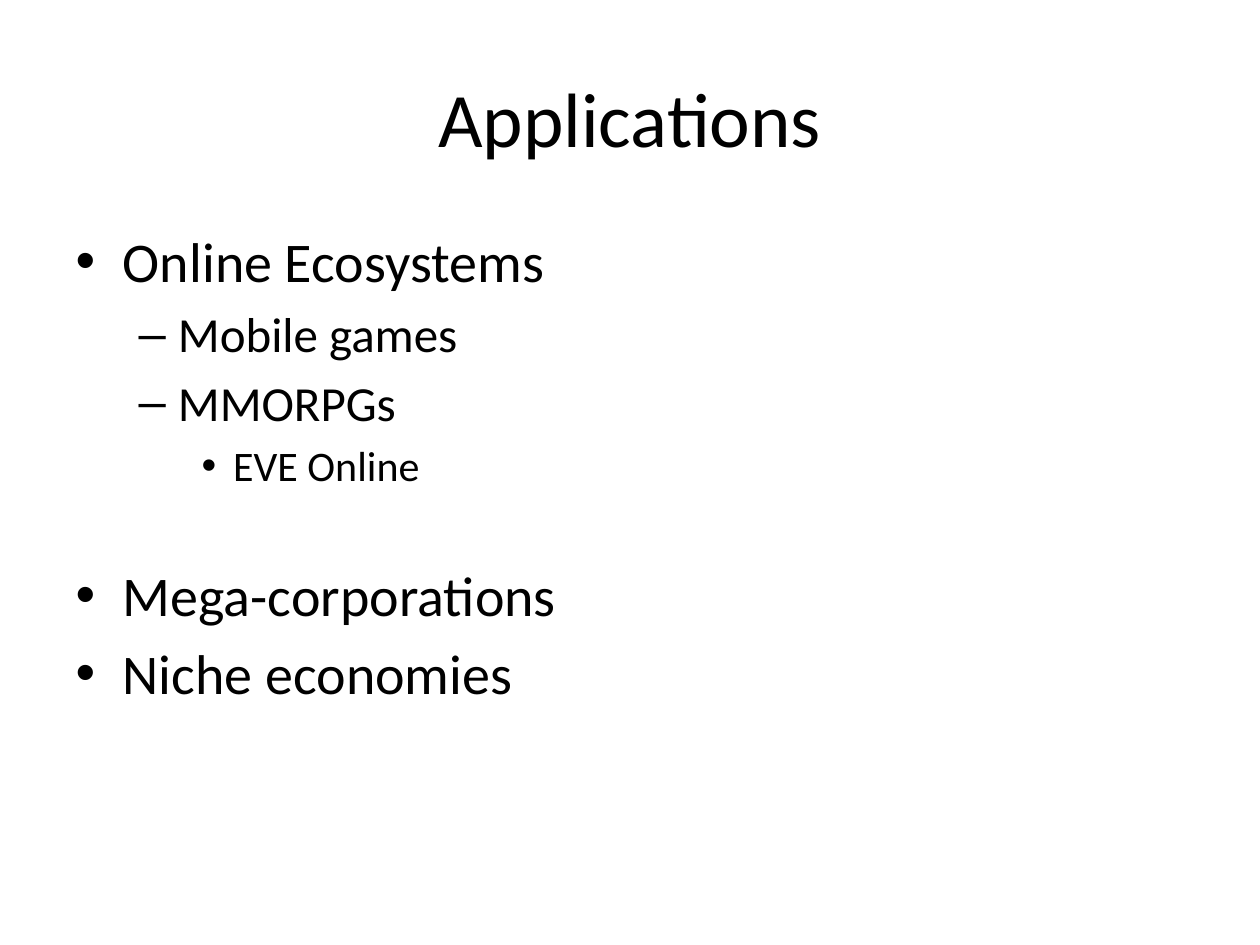
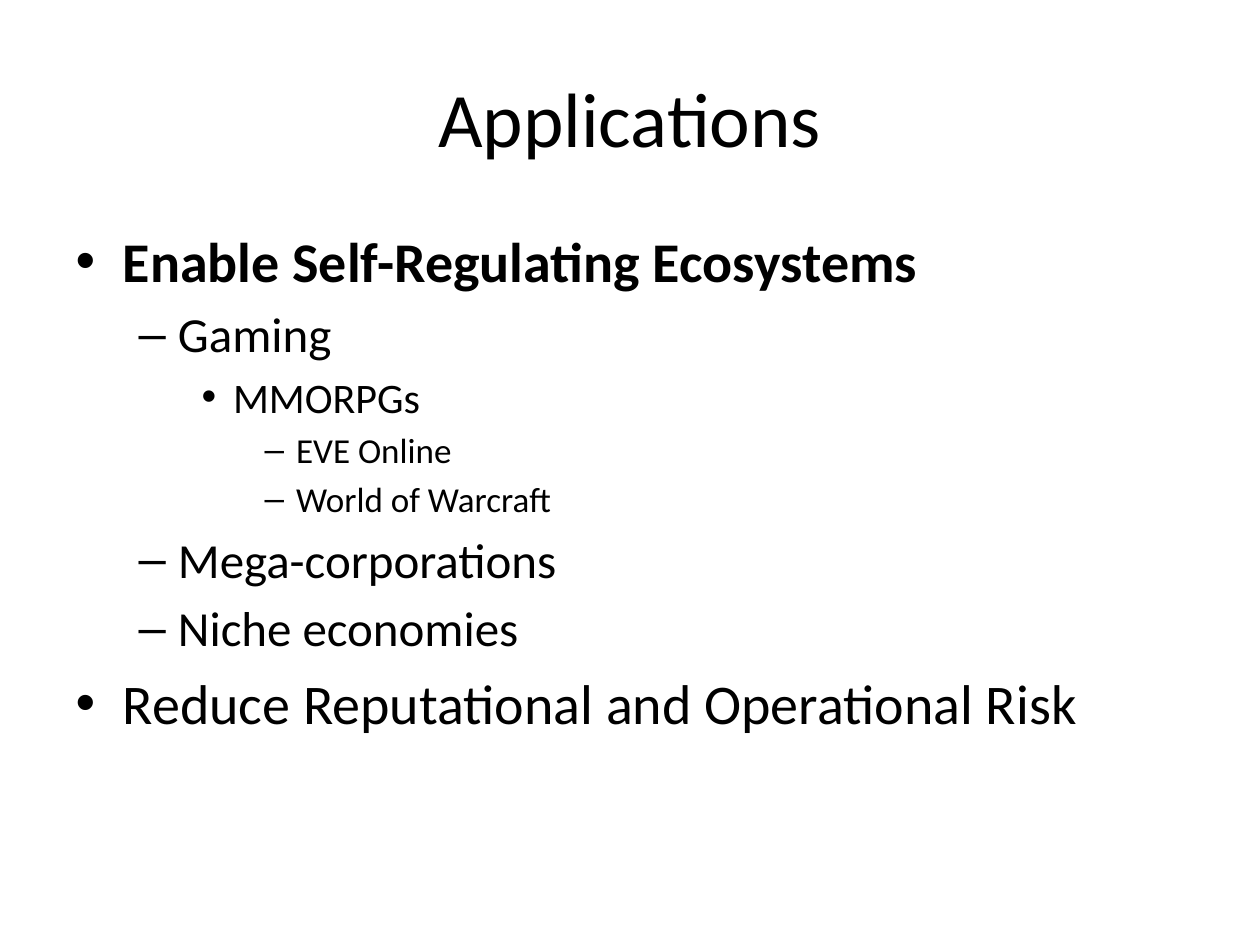
Before and after one commit to dc1340/cornell_data_hackathon_2_2016, a slide deck: slide 7 of Hackathon_Presentation.pptx (slide 6 before the commit). Drawn at 1260x945 pixels with LibreOffice and Linux fonts; fonts in the diff are those of the drawing. Boxes give left, top, right and bottom in pixels: in the first picture for what was removed or moved away, otherwise in the second. Text is boxed around its words. In the diff, an @@ line names an element or a change of style, - is before the commit and + after.

```diff
--- a/Hackathon_Presentation.pptx
+++ b/Hackathon_Presentation.pptx
@@ text at (x1=123, y1=242, x2=917, y2=361): text changed; bold on @@
-• Online Ecosystems
-  – Mobile games
+• Enable Self-Regulating Ecosystems
+  – Gaming
@@ text at (x1=178, y1=385, x2=556, y2=647): size 28 to 24 pt in "MMORPGs"; size 24 to 20 pt in "EVE Online"; size 32 to 28 pt in "Mega-corporations", "Niche economies"; bullet – to •; list level 2 to 3 in "MMORPGs"; bullet • to –; list level 3 to 4 in "EVE Online"; list level 1 to 2 in "Mega-corporations"; list level 1 to 2 in "Niche economies" @@
@@ text at (x1=296, y1=487, x2=551, y2=513): paragraph added @@
+      – World of Warcraft
@@ text at (x1=123, y1=685, x2=1077, y2=733): paragraph added @@
+• Reduce Reputational and Operational Risk
```
Also in this commit, not shown: 6 other slides changed, 4 slides added, 2 slides removed.
